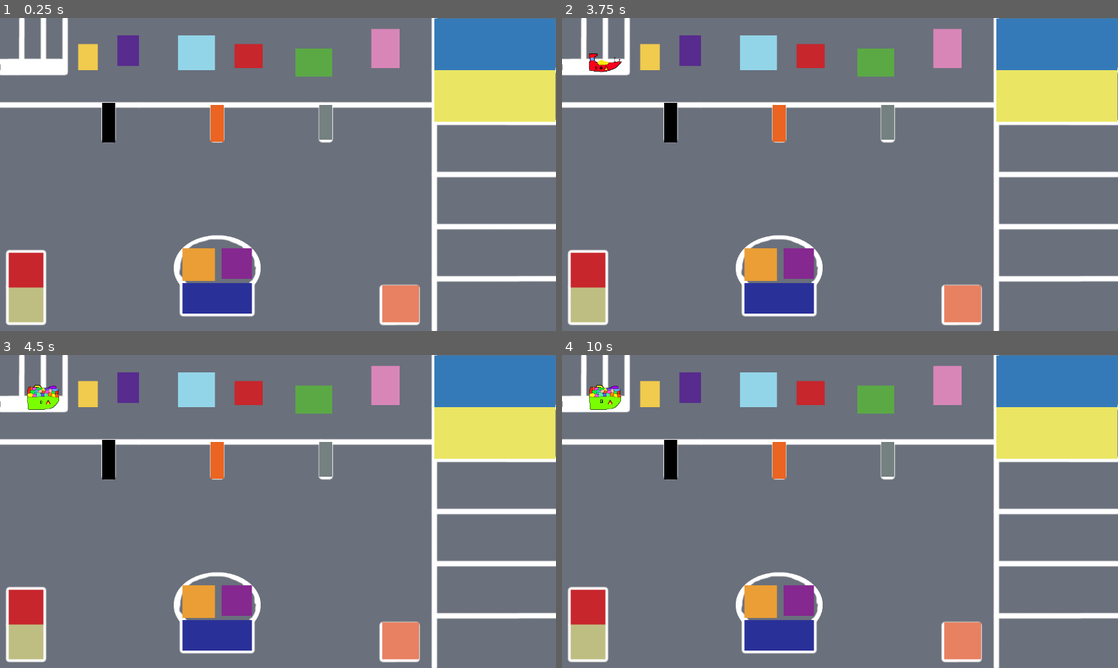
Above: before the commit, frames 1-4 (two rows, left to right).
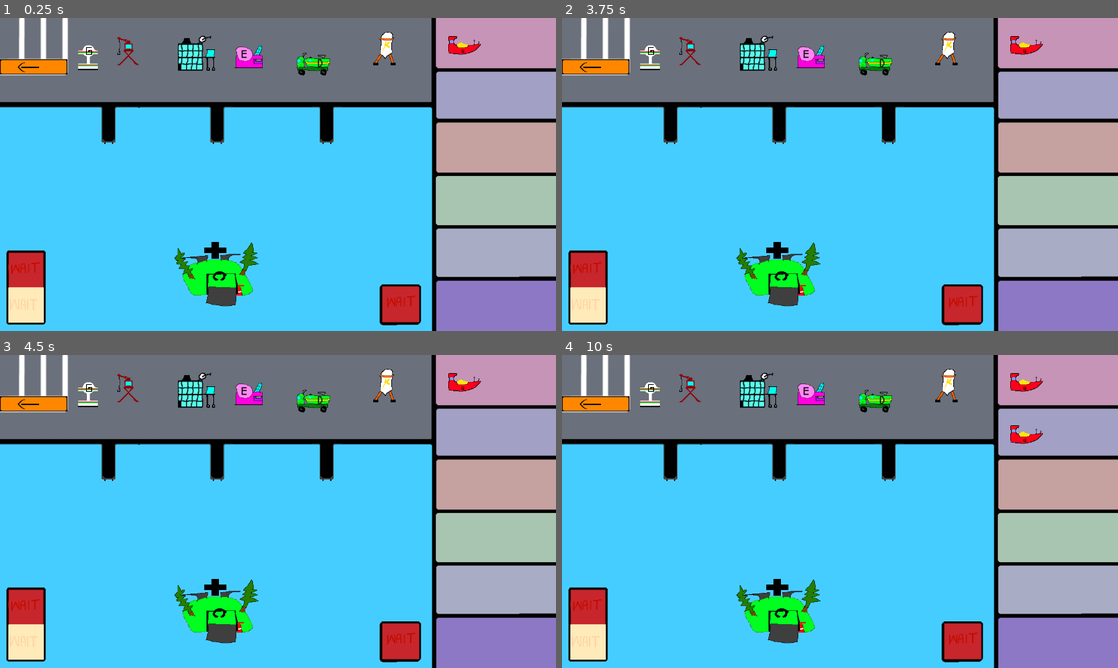
Above: after the commit, the same moments.

Repository: gitond/Gmtk-2021-Ortutay-Weck
Game: Godot game, scene res://game_view.tscn
Two runs of this game, one before a commit and one after it. Both use one fixed random seed, a clock stepped at 60 frames per second and the inputs below. This scene is started directly instead of the project's main scene.
Inputs (mouse positions are in pixels of both pictures, inside the frame that each line leads up to):
- Up to frame 1 (0.25 s): no input
- Up to frame 2 (3.75 s): tap Enter at 0.5, 2, 3.5 s; move the mouse to (962, 158) at 0.52 s; click (962, 158) at 0.67 s; tap Space at 1.25, 2.75 s; move the mouse to (728, 190) at 1.27 s; click (728, 190) at 1.42 s; move the mouse to (895, 105) at 2.02 s; click (895, 105) at 2.17 s; move the mouse to (812, 237) at 2.77 s; click (812, 237) at 2.92 s; move the mouse to (1006, 221) at 3.52 s; click (1006, 221) at 3.67 s
- Up to frame 3 (4.5 s): tap Space at 4.25 s; move the mouse to (111, 464) at 4.27 s; click (111, 464) at 4.42 s
- Up to frame 4 (10 s): move the mouse to (867, 511) at 5.02 s; click (867, 511) at 5.17 s; move the mouse to (756, 433) at 5.77 s; click (756, 433) at 5.92 s; move the mouse to (962, 495) at 6.52 s; click (962, 495) at 6.67 s; move the mouse to (728, 527) at 7.27 s; click (728, 527) at 7.42 s; move the mouse to (895, 442) at 8.02 s; click (895, 442) at 8.17 s; move the mouse to (812, 574) at 8.77 s; click (812, 574) at 8.92 s; move the mouse to (1006, 558) at 9.52 s; click (1006, 558) at 9.67 s

The runs differ from the first frame. In frame 1, 82% of the frame differs, in the area x 0-100%, y 0-100%; in frame 2, 82%; in frame 3, 82%; in frame 4, 82%.

Commit message:
Built timer and gameplay related things, includes one unfixed bug in game_view.gd @ around roww 160

Diff:
--- a/game_view.gd
+++ b/game_view.gd
@@ -3,21 +3,56 @@
 
 # VARIABLES
 
+### Input handling & location variables: ###
 # InpValues member format: [smallerCoordinate,biggerCoordinate,id]
-var InpValuesX = [[1,155,"INP_ID_1"],[235,2 …(458 unchanged characters)…
-var InpValuesY = [[95,130,"INP_ID_1"],[195, …(441 unchanged characters)…
+const InpValuesX = [[1,155,"INP_ID_1"],[235,2 …(458 unchanged characters)…
+const InpValuesY = [[95,130,"INP_ID_1"],[195, …(441 unchanged characters)…
+var possibleValidInputIdsX = []
+var possibleValidInputIdsY = []
+# waitingSlots and piers formats: [x,x,x, ... ,x,x] where x = ("INP_ID", "SHIP_ID"||"Empty")
+var piers = ["INP_ID_2","Empty","INP_ID_5","Empty","INP_ID_10","Empty"]
+var waitingSlots = ["INP_ID_13","Empty","INP_ID_18","Empty","INP_ID_19","Empty","INP_ID_20","Empty","INP_ID_21","Empty","INP_ID_22","Empty"]
+var playingFieldWaitingSlots = ["INP_ID_8","Empty","INP_ID_9","Empty","INP_ID_14","Empty"]
+# shipSelected format: ["SHIP_ID", "INP_ID" of place where ship was clicked]
+var shipSelected = ["None","Empty"]
+var lastClickedObjCoords = Vector2(0,0)
+const shipSpawningYCoords = [60,180,300,420,540,660]
+var lastManagedList = []
+var islandSlots = ["INP_ID_15","Empty","Empty"]
+
+# Variables for texture handling:
 var folders = ["cargo", "grain", "passenger"]
 var ships = ["E", "D", "G", "EPlus", "GPlus", "DPlus", "EFire", "GFire", "DFire", "EPlusFire", "GPlusFire", "DPlusFire"]
-var possibleValidInputIdsX = []
-var possibleValidInputIdsY = []
+
+# Timing related variables
+onready var mainTimer = get_node("main_timer")
+var secondsSinceLevelStart = 0
+
 var rng = RandomNumberGenerator.new()
 
+var freeShipsByIds = ["Ship01","Ship02","Ship03","Ship04","Ship05","Ship06","Ship07","Ship08","Ship09","Ship10","Ship11","Ship12","Ship13","Ship14"]
+
+# MAIN PROGRAMME
 
 # Called when the node enters the scene tree for the first time.
 func _ready():
-	get_node("Ship01").set_texture(preload("res://assets/temporary/game_view/invpix.png"))
-	get_node("Ship01").global_position = Vector2(100, 100)
-#	pass # Replace with function body.
+	rng.randomize() # gets a new seed for the rng so every single playthrough isn't the same
+
+	for i in range(14):
+		if i+1 < 10:
+			get_node("Ships/Ship0" + str(i+1)).set_texture(preload("res://assets/temporary/game_view/invpix.png"))
+			get_node("Ships/Ship0" + str(i+1)).global_position = Vector2(10, 10)
+		else:
+			get_node("Ships/Ship" + str(i+1)).set_texture(preload("res://assets/temporary/game_view/invpix.png"))
+			get_node("Ships/Ship" + str(i+1)).global_position = Vector2(10, 10)
+
+#	get_node("Ships/Ship01").set_texture(preload("res://assets/temporary/game_view/invpix.png"))
+#	get_node("Ships/Ship01").global_position = Vector2(1070, 60)
+
+	randShip()
+
+	mainTimer.set_wait_time(1)
+	mainTimer.start()
 
 
 # Called every frame. 'delta' is the elapsed time since the previous frame.
@@ -40,13 +75,126 @@
 
 				for i in possibleValidInputIdsX:
 					if i in possibleValidInputIdsY:
+
+						for j in InpValuesX:
+							if j[2] == i:
+								lastClickedObjCoords.x = j[0]
+						for j in InpValuesY:
+							if j[2] == i:
+								lastClickedObjCoords.y = j[0]
+
 						action(i)
+
 func randShip():
 	var r1 = rng.randi_range(0, 2)
 	var r2 = rng.randi_range(0, 11)
-	return "res://assets/temporary/game_view/" + folders[r1] + "/" + ships[r2] + ".png"
+	var emptySlotFound = false
+	#return "res://assets/temporary/game_view/" + folders[r1] + "/" + ships[r2] + ".png"
+
+	var i = 1
+	while i<waitingSlots.size():
+		emptySlotFound = false
+#		print(str(i) + " " + waitingSlots[i] + " ")
+		if waitingSlots[i] == "Empty":
+			emptySlotFound = true
+			waitingSlots[i] = freeShipsByIds.pop_front()
+			# Take into consideration! .pop_front() ***may*** return null.
+			# Relevant documentation: https://docs.godotengine.org/fi/stable/classes/class_array.html
+			# TODO: implement solution for what happens whn null gets returned. As this is unlikely, this task is low priority
+
+			get_node("Ships/" + waitingSlots[i]).global_position = Vector2(1070, shipSpawningYCoords[(i-1)/2])
+			get_node("Ships/" + waitingSlots[i]).set_texture(load("res://assets/temporary/game_view/" + folders[r1] + "/" + ships[r2] + ".png"))
+
+			break
+		i += 2
+
+	if !emptySlotFound:
+		print("No empty waiting slots left!")
+
+	#get_node("Ships/Ship01").set_texture(load("res://assets/temporary/game_view/" + folders[r1] + "/" + ships[r2] + ".png"))
+
+func movementManager(inpId, listToOperate):
+	if shipSelected[0] != "None" and listToOperate[listToOperate.find(inpId) +1] == "Empty":
+		listToOperate[listToOperate.find(inpId) +1] = shipSelected[0]
+		lastManagedList[lastManagedList.find(shipSelected[1]) +1] = "Empty"
+		if listToOperate == piers:
+			get_node("Ships/" + shipSelected[0]).global_position = Vector2(lastClickedObjCoords.x-50, lastClickedObjCoords.y+50)
+		if listToOperate == playingFieldWaitingSlots:
+			get_node("Ships/" + shipSelected[0]).global_position = Vector2(lastClickedObjCoords.x+40, lastClickedObjCoords.y+40)
+		shipSelected = ["None","Empty"]
+	if listToOperate[listToOperate.find(inpId) +1] != "Empty":
+		shipSelected = [listToOperate[listToOperate.find(inpId) +1],inpId]
+		lastManagedList = listToOperate
 
 func action(inpId):
-	var str1 = randShip()
-	print(typeof(str1))
-	get_node("Ship01").set_texture(load(str1))
+
+	# FINALIZED CODE (more or less)
+	if inpId in piers:
+		movementManager(inpId, piers)
+
+#		if shipSelected[0] != "None" and piers[piers.find(inpId) +1] == "Empty":
+#			piers[piers.find(inpId) +1] = shipSelected[0]
+#			waitingSlots[waitingSlots.find(shipSelected[1]) +1] = "Empty"
+#			get_node("Ships/" + shipSelected[0]).global_position = Vector2(lastClickedObjCoords.x-50, lastClickedObjCoords.y+50)
+#			shipSelected = ["None","Empty"]
+
+	if inpId in waitingSlots:
+		if waitingSlots[waitingSlots.find(inpId) +1] != "Empty":
+			shipSelected = [waitingSlots[waitingSlots.find(inpId) +1],inpId]
+			lastManagedList = waitingSlots
+
+	if inpId in playingFieldWaitingSlots:
+		movementManager(inpId, playingFieldWaitingSlots)
+
+	if inpId == "INP_ID_15":
+		if shipSelected[0] != "None" and islandSlots[1] == "Empty" and islandSlots[2] == "Empty":
+			islandSlots[1] = shipSelected[0]
+			lastManagedList[lastManagedList.find(shipSelected[1]) +1] = "Empty"
+			get_node("Ships/" + shipSelected[0]).global_position = Vector2(lastClickedObjCoords.x+40, lastClickedObjCoords.y+40)
+			shipSelected = ["None","Empty"]
+		elif islandSlots[1] != "Empty" and islandSlots[2] == "Empty":
+			if shipSelected[0] != "None":
+				islandSlots[2] = shipSelected[0]
+				lastManagedList[lastManagedList.find(shipSelected[1]) +1] = "Empty"
+				get_node("Ships/" + shipSelected[0]).global_position = Vector2(lastClickedObjCoords.x+120, lastClickedObjCoords.y+40)
+				shipSelected = ["None","Empty"]
+			else:
+				shipSelected = [islandSlots[1],inpId]
+				lastManagedList = islandSlots
+		else:
+			# This is still buggy so I don't think it's possible to remove ships from the island if two ships are parked there.
+			if shipSelected[0] == "None" and islandSlots[1] != "Empty" and islandSlots[2] != "Empty":
+				shipSelected = [islandSlots[2],inpId]
+				lastManagedList = islandSlots
+
+#		if islandSlots[1] != "Empty" and islandSlots[2] == "Empty" and shipSelected[0] != islandSlots[1]:
+#			print(islandSlots[1])
+#			islandSlots[2] = shipSelected[0]
+#			get_node("Ships/" + shipSelected[0]).global_position = Vector2(lastClickedObjCoords.x+120, lastClickedObjCoords.y+40)
+
+#			if shipSelected[0] != "None":
+#				if shipSelected[0] != islandSlots[1]:
+#					islandSlots[2] = shipSelected[0]
+#					get_node("Ships/" + shipSelected[0]).global_position = Vector2(lastClickedObjCoords.x+120, lastClickedObjCoords.y+40)
+#					shipSelected = ["None","Empty"]
+#				else:
+#					shipSelected = [islandSlots[1],inpId]
+#					lastManagedList = islandSlots
+#		if shipSelected[0] == "None" and islandSlots[1] != "Empty" and islandSlots[2] != "Empty":
+#			shipSelected = [islandSlots[2],inpId]
+#			lastManagedList = islandSlots
+
+	# TEST AREA
+#	var str1 = randShip()
+#	print(freeShipsByIds.size())
+	#get_node("Ships/Ship01").set_texture(load(randShip()))
+#
+#	print(piers)
+	print(shipSelected)
+#	print(waitingSlots)
+#	print(inpId)
+
+func on_main_timer_timeout():
+	secondsSinceLevelStart += 1
+	if secondsSinceLevelStart % 10 == 0:
+		randShip()
--- a/game_view.tscn
+++ b/game_view.tscn
@@ -1,6 +1,6 @@
 [gd_scene load_steps=3 format=2]
 
-[ext_resource path="res://assets/temporary/game_view/satama_sketch.png" type="Texture" id=1]
+[ext_resource path="res://assets/temporary/game_view/harbour_scene.png" type="Texture" id=1]
 [ext_resource path="res://game_view.gd" type="Script" id=2]
 
 [node name="game_view" type="Node2D"]
@@ -14,4 +14,41 @@
 "_edit_use_anchors_": false
 }
 
-[node name="Ship01" type="Sprite" parent="."]
+[node name="main_timer" type="Timer" parent="."]
+
+[node name="Ships" type="Control" parent="."]
+margin_right = 40.0
+margin_bottom = 40.0
+__meta__ = {
+"_edit_use_anchors_": false
+}
+
+[node name="Ship01" type="Sprite" parent="Ships"]
+
+[node name="Ship02" type="Sprite" parent="Ships"]
+
+[node name="Ship03" type="Sprite" parent="Ships"]
+
+[node name="Ship04" type="Sprite" parent="Ships"]
+
+[node name="Ship05" type="Sprite" parent="Ships"]
+
+[node name="Ship06" type="Sprite" parent="Ships"]
+
+[node name="Ship07" type="Sprite" parent="Ships"]
+
+[node name="Ship08" type="Sprite" parent="Ships"]
+
+[node name="Ship09" type="Sprite" parent="Ships"]
+
+[node name="Ship10" type="Sprite" parent="Ships"]
+
+[node name="Ship11" type="Sprite" parent="Ships"]
+
+[node name="Ship12" type="Sprite" parent="Ships"]
+
+[node name="Ship13" type="Sprite" parent="Ships"]
+
+[node name="Ship14" type="Sprite" parent="Ships"]
+
+[connection signal="timeout" from="main_timer" to="." method="on_main_timer_timeout"]
--- a/scripts/title_screen/title_screen.gd
+++ b/scripts/title_screen/title_screen.gd
@@ -12,8 +12,8 @@
 # and the same thing will be done to the y values of course.
 
 # InpValues member format: [smallerCoordinate,biggerCoordinate,id]
-var InpValuesX = [[50,380,"INP_ID_1"]]
-var InpValuesY = [[90,145,"INP_ID_1"]]
+var InpValuesX = [[25,275,"INP_ID_1"]]
+var InpValuesY = [[120,200,"INP_ID_1"]]
 
 var possibleValidInputIdsX = []
 var possibleValidInputIdsY = []
